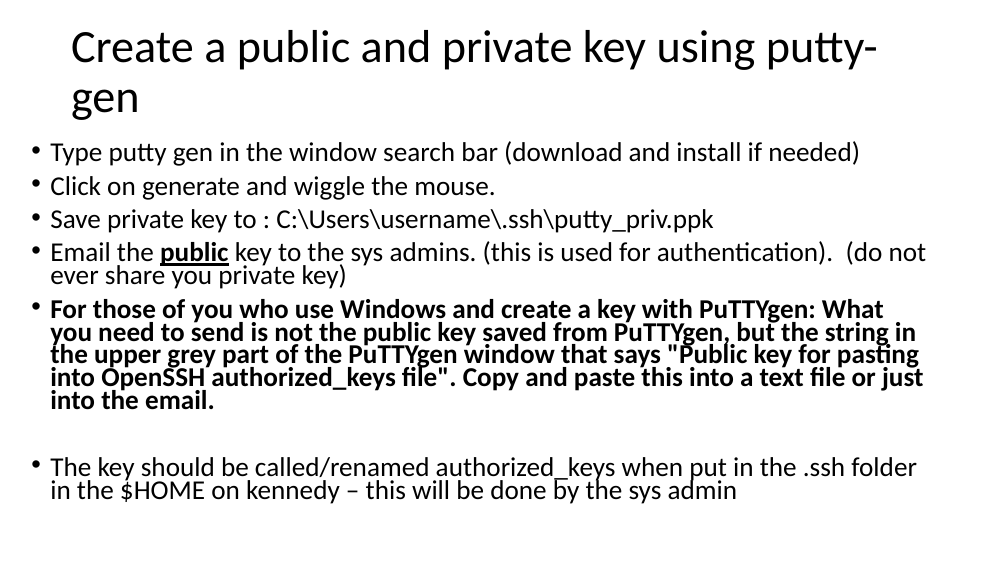
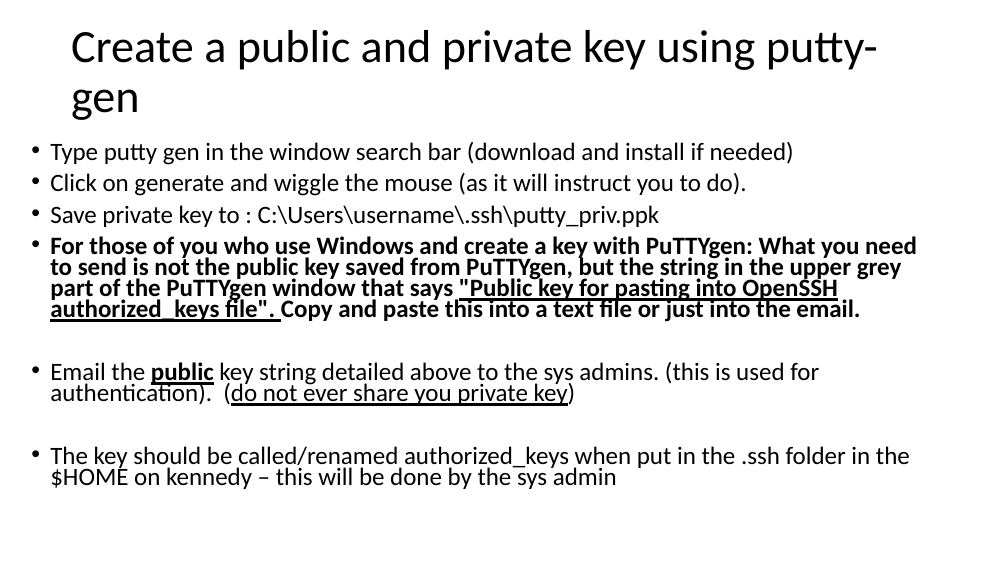
Before and after one commit to peterthorpe5/How_to_use_Kennedy_HPC, a slide deck: slide 6 of kenedy_getting_started-V1.pptx. Drawn at 1008x567 pixels with LibreOffice and Linux fonts; fonts in the diff are those of the drawing. Boxes give left, top, right and bottom in pixels: in the first picture for what was removed or moved away, otherwise in the second. Text is boxed around its words. In the diff, an @@ line names an element or a change of style, - is before the commit and + after.

Commit message:
updates

```diff
--- a/kenedy_getting_started-V1.pptx
+++ b/kenedy_getting_started-V1.pptx
@@ text at (50, 142, 917, 489): size 25.9 to 23.8 pt in "Type putty gen in the window search ...", "Save private key to : C:\Users\username\.ssh\putty_priv.ppk", "For those of you who use Windows ...", "The key should be called/renamed authorized_keys when ..."; underline on in ""Public key for pasting into OpenSSH authorized_keys ..." @@
@@ text at (50, 173, 747, 196): text changed; size 25.9 to 23.8 pt @@
-• Click on generate and wiggle the mouse.
+• Click on generate and wiggle the mouse (as it will instruct you to do).
@@ text at (50, 241, 927, 289): paragraph removed @@
-• Email the public key to the sys admins. (this is used for authentication). (do not ever share you private key)
@@ text at (50, 362, 819, 406): paragraph added @@
+• Email the public key string detailed above to the sys admins. (this is used for authentication). (do not ever share you private key)
```
Also in this commit, not shown: 6 other slides changed, 2 slides removed.
